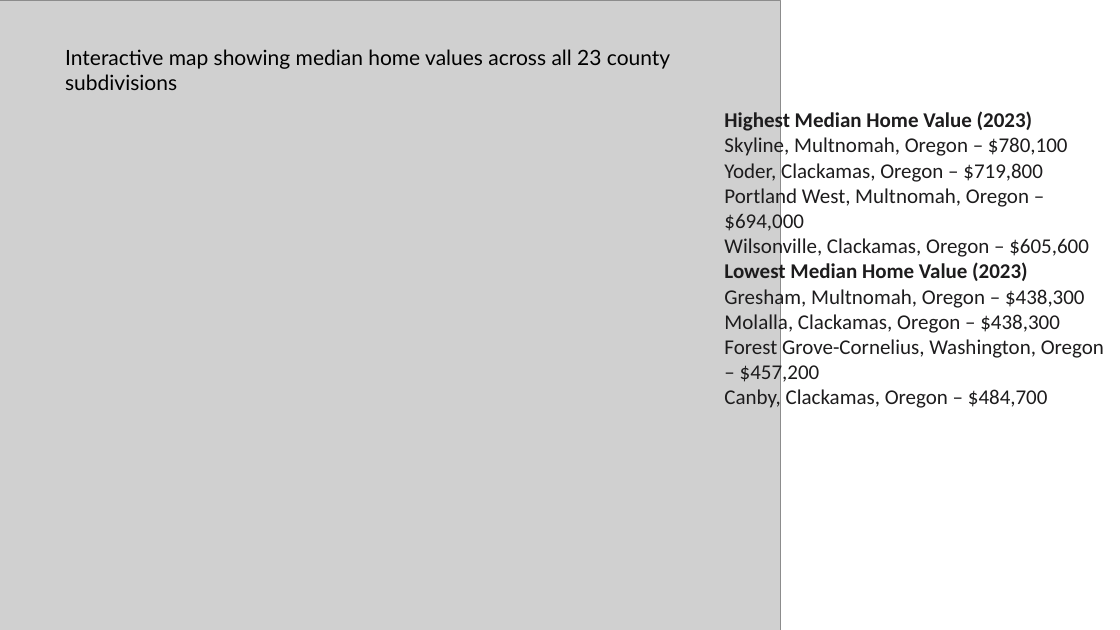
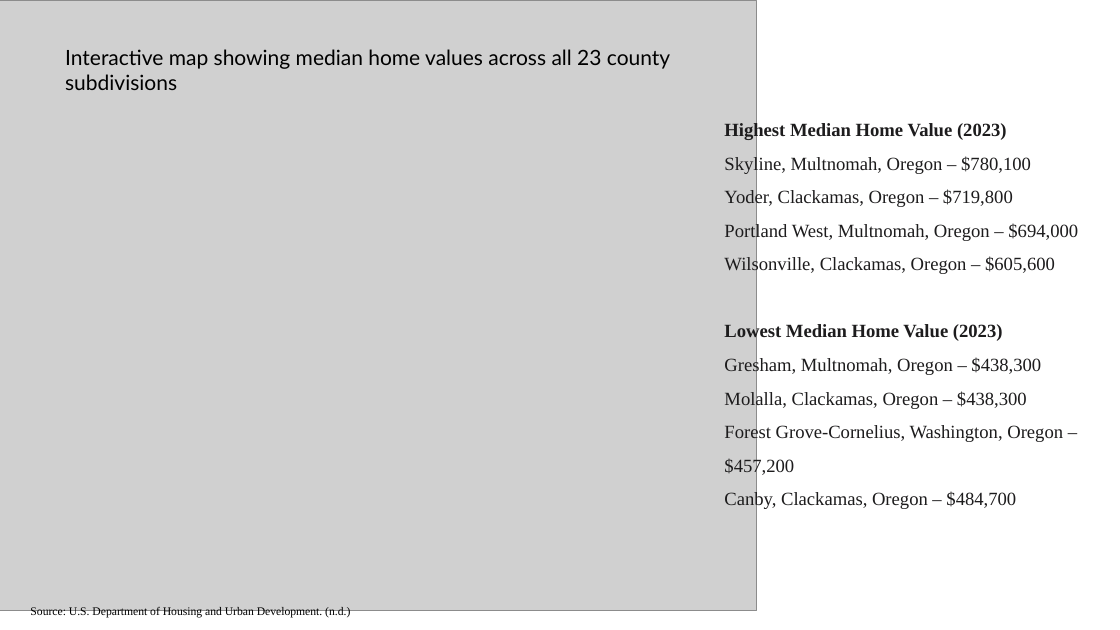
Before and after one commit to Tserrof7/Portland-Housing-Prices-Affordability-Project, a slide deck: slide 3 of Portland , Or Housing & Affordability.pptx. Drawn at 1120x630 pixels with LibreOffice and Linux fonts; fonts in the diff are those of the drawing; grey boxes stand for pictures. Boxes give left, top, right and bottom in pixels: in the first picture for what was removed or moved away, otherwise in the second. Text is boxed around its words. In the diff, an @@ line names an element or a change of style, - is before the commit and + after.

```diff
--- a/Portland , Or Housing & Affordability.pptx
+++ b/Portland , Or Housing & Affordability.pptx
@@ picture: place and size @@
-picture at <box>0,0,781,630</box>
+picture at <box>0,0,757,611</box>
@@ text at <box>724,122,1078,510</box>: text changed; size 18 to 16 pt; font Calibri to Times New Roman @@
-Highest Median Home Value (2023)
-Skyline, Multnomah, Oregon – $780,100
-Yoder, Clackamas, Oregon – $719,800
-Portland West, Multnomah, Oregon – $694,000
-Wilsonville, Clackamas, Oregon – $605,600
-Lowest Median Home Value (2023)
-Gresham, Multnomah, Oregon – $438,300
-Molalla, Clackamas, Oregon – $438,300
-Forest Grove-Cornelius, Washington, Oregon – $457,200
-Canby, Clackamas, Oregon – $484,700
+Highest Median Home Value (2023)
+Skyline, Multnomah, Oregon – $780,100
+Yoder, Clackamas, Oregon – $719,800
+Portland West, Multnomah, Oregon – $694,000
+Wilsonville, Clackamas, Oregon – $605,600
+Lowest Median Home Value (2023)
+Gresham, Multnomah, Oregon – $438,300
+Molalla, Clackamas, Oregon – $438,300
+Forest Grove-Cornelius, Washington, Oregon – $457,200
+Canby, Clackamas, Oregon – $484,700
@@ text added at <box>30,607,350,618</box>, 10 pt, text #000000 @@
+Source: U.S. Department of Housing and Urban Development. (n.d.)
```
Also in this commit, not shown: 10 other slides changed, 4 slides added, 3 slides removed.
